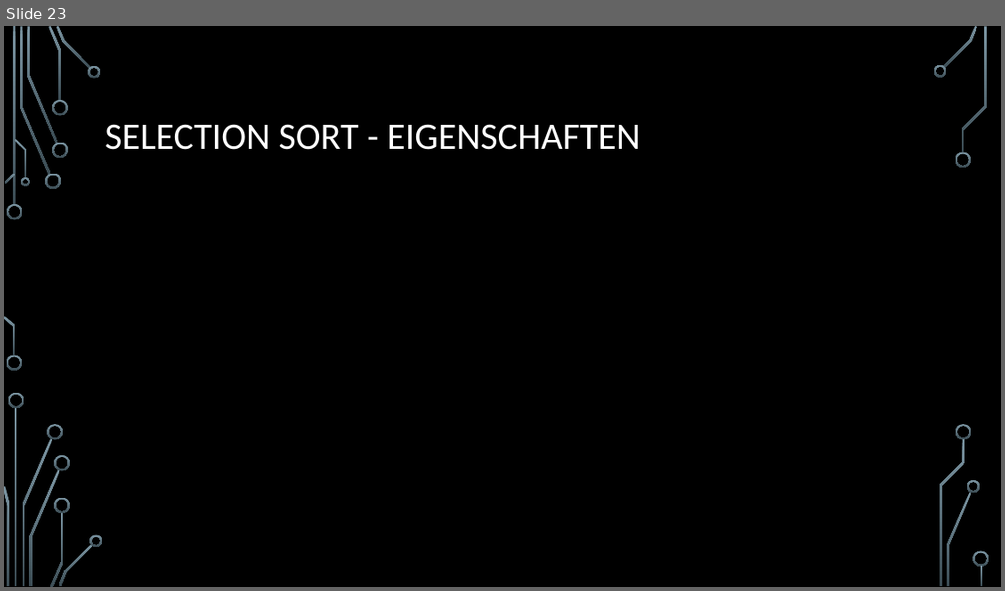
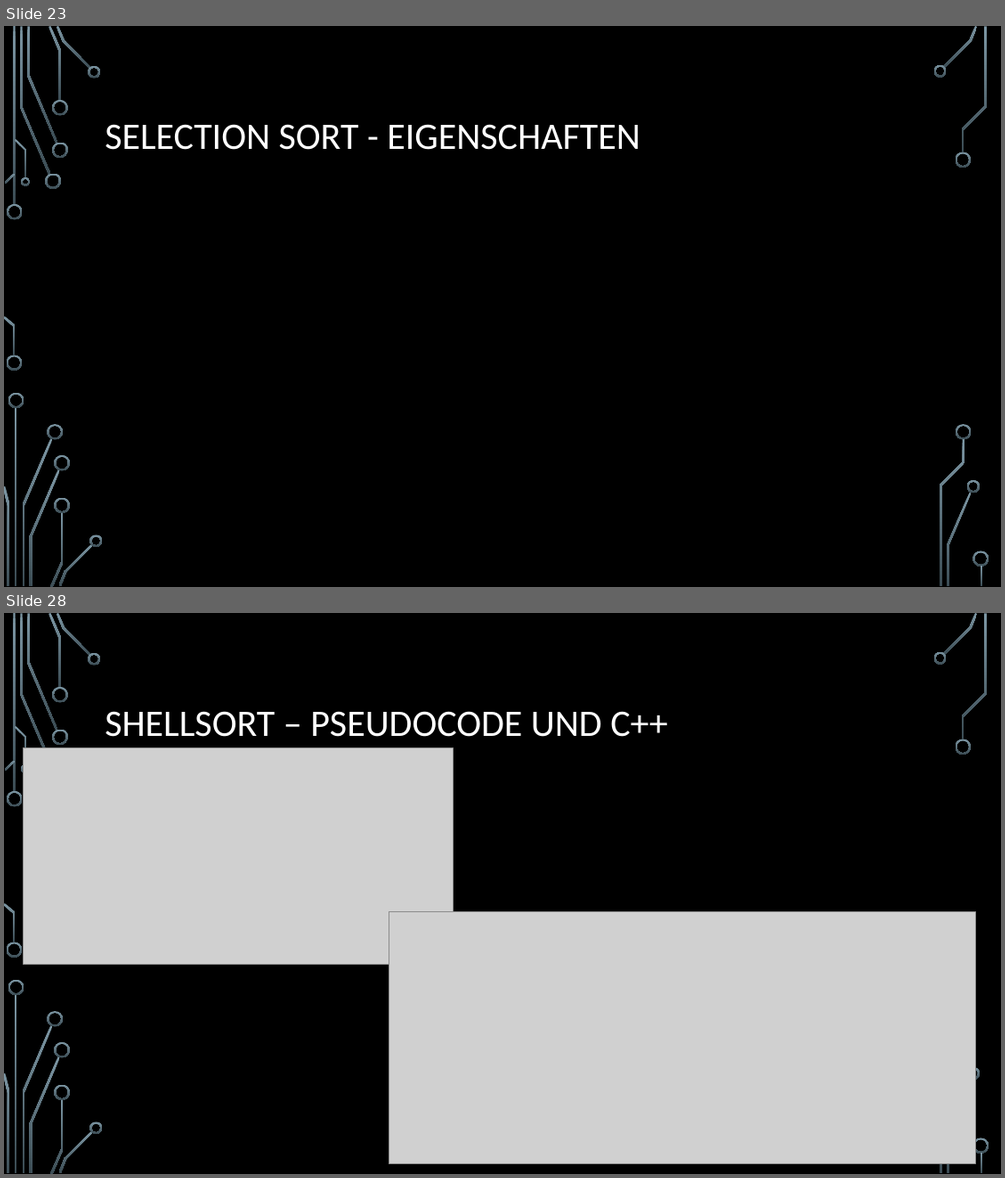
Before and after one commit to d-petrov/SortingAlgorithms, a slide deck: docs/sorting algorithms - presentation/Sortierverfahren.pptx. Shown one above the other, each under a label of ours: slide 23 before the commit, slides 23 and 28 after it; the slides between them are not shown. The pictures are 1005x591 and 1005x1178 pixels, drawn with LibreOffice and Linux fonts; fonts in the diff are those of the drawing; grey boxes stand for pictures; background and template pictures are left out. Boxes give left, top, right and bottom in pixels: in the first picture for what was removed or moved away, otherwise in the second. Text is boxed around its words. In the diff, an @@ line names an element or a change of style, - is before the commit and + after.

Commit message:
Added Bubblesort, Shellsort to docs and source, extended ignore

```diff
--- a/docs/sorting algorithms - presentation/Sortierverfahren.pptx
+++ b/docs/sorting algorithms - presentation/Sortierverfahren.pptx
@@ slide 28 added at bbox=[4, 613, 1001, 1174], background picture (left out); not listed: 34 template elements that a slide beside it also shows @@
@@ title added at bbox=[105, 711, 668, 737], 36 pt, text #FFFFFF @@
+SHELLSORT – PSEUDOCODE UND C++
@@ picture added at bbox=[23, 748, 453, 965] @@
@@ picture added at bbox=[388, 912, 975, 1164] @@
```
Also in this commit, not shown: 1 slide changed, 5 other slides added, 1 slide removed, 16 other files.
